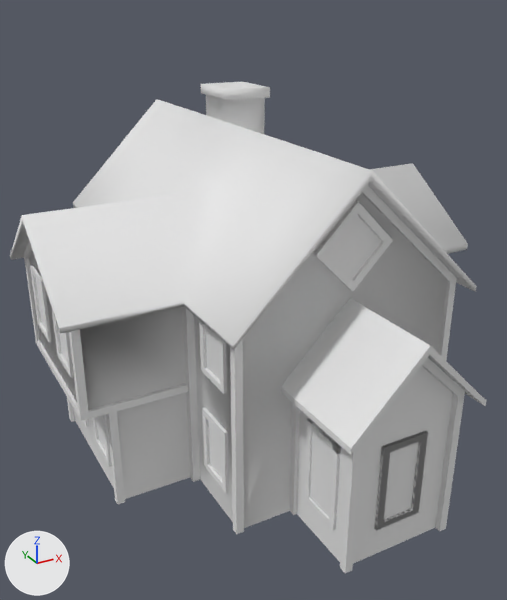
Two versions of the Blender file Environment/Buildings/LargeHouse_01/SM_LargeHouse_01.blend, one commit apart.
Both versions are drawn from a camera (50 mm lens) standing at (-177.0, -417.0, 268.0) and looking at (30.0, -43.0, 81.0). Every picture has the same lights, and +X, +Y and +Z are marked at lower left.

Script lines for the objects in view, before the commit:
```python
me_sm_largehouse_01 = bpy.data.meshes.new('SM_LargeHouse_01')
me_sm_largehouse_01.from_pydata(...)  # 1814 vertices, 1301 faces; spans x -116.0..158.0, y -219.0..189.0, z 0.0..219.0
me_sm_largehouse_01.materials.append(mat_material)  # white #e7e7e7
ob_sm_largehouse_01 = bpy.data.objects.new('SM_LargeHouse_01', me_sm_largehouse_01)
ob_sm_largehouse_01.location = (0.0, 0.0, 0.0)
ob_sm_largehouse_01.scale = (0.962, 0.962, 0.962)
```
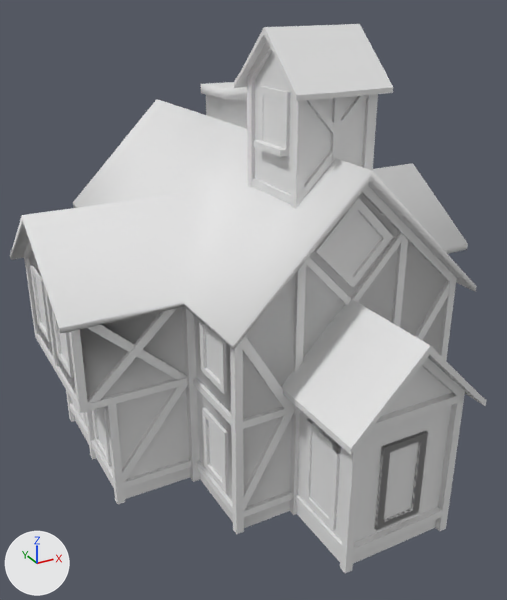
What differs and where, as boxes (x1, y1, x2, y2) in the pictures (507 x 600 px; the box of a moved part takes in the faces that stretch with it):
'SM_LargeHouse_01', reshaped (12% taller)
    before: (10, 82, 487, 573)
    after: (10, 24, 487, 573)
part 1 of me_sm_largehouse_01, moved or reshaped
    before: (314, 201, 393, 292)
    after: (314, 197, 393, 288)
part 2 of me_sm_largehouse_01, added
    after: (253, 86, 290, 157)
part 3 of me_sm_largehouse_01, built on
    before: (29, 251, 190, 504)
    after: (24, 24, 458, 555)

What the commit changed:
me_sm_largehouse_01 is used by ob_sm_largehouse_01; location (0.0, 0.0, 0.0); scale (0.962, 0.962, 0.962).
me_sm_largehouse_01 had 1814 vertices, 1301 faces and spanned x -116.0..158.0, y -219.0..189.0, z 0.0..219.0.
me_sm_largehouse_01 now has 2583 vertices, 1643 faces and spans x -116.0..158.0, y -219.0..189.0, z 0.0..263.0.
me_sm_largehouse_01 part 1: the loose piece of 32 vertices spanning x 4.0..53.0, y -158.0..-156.0, z 133.0..182.0 is moved by (0.0, 0.0, 2.0).
me_sm_largehouse_01 part 2: the loose piece of 40 vertices spanning x 13.0..42.0, y 145.0..151.0, z 110.0..141.0 is copied, and the copy is turned 90 degrees about the z axis through its middle, then moved by (-24.0, -260.0, 92.0); it spans x 1.0..7.0, y -126.0..-98.0, z 201.0..233.0.
me_sm_largehouse_01 part 3: 17 vertices moved from x -107.0..-45.0, y -102.0..3.0, z 63.0..66.0 to x -107.0..-45.0, y -102.0..3.0, z 69.0..73.0; 13 vertices removed from x -109.0..59.0, y -156.0..3.0, z 0.0..95.0; 702 vertices added at x -109.0..144.0, y -211.0..143.0, z 0.0..263.0.
